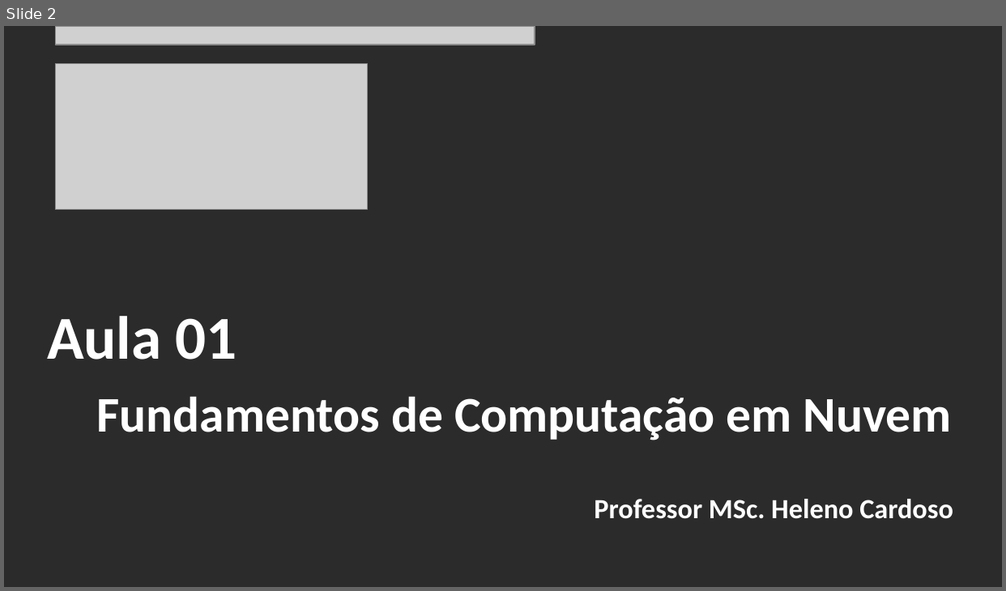
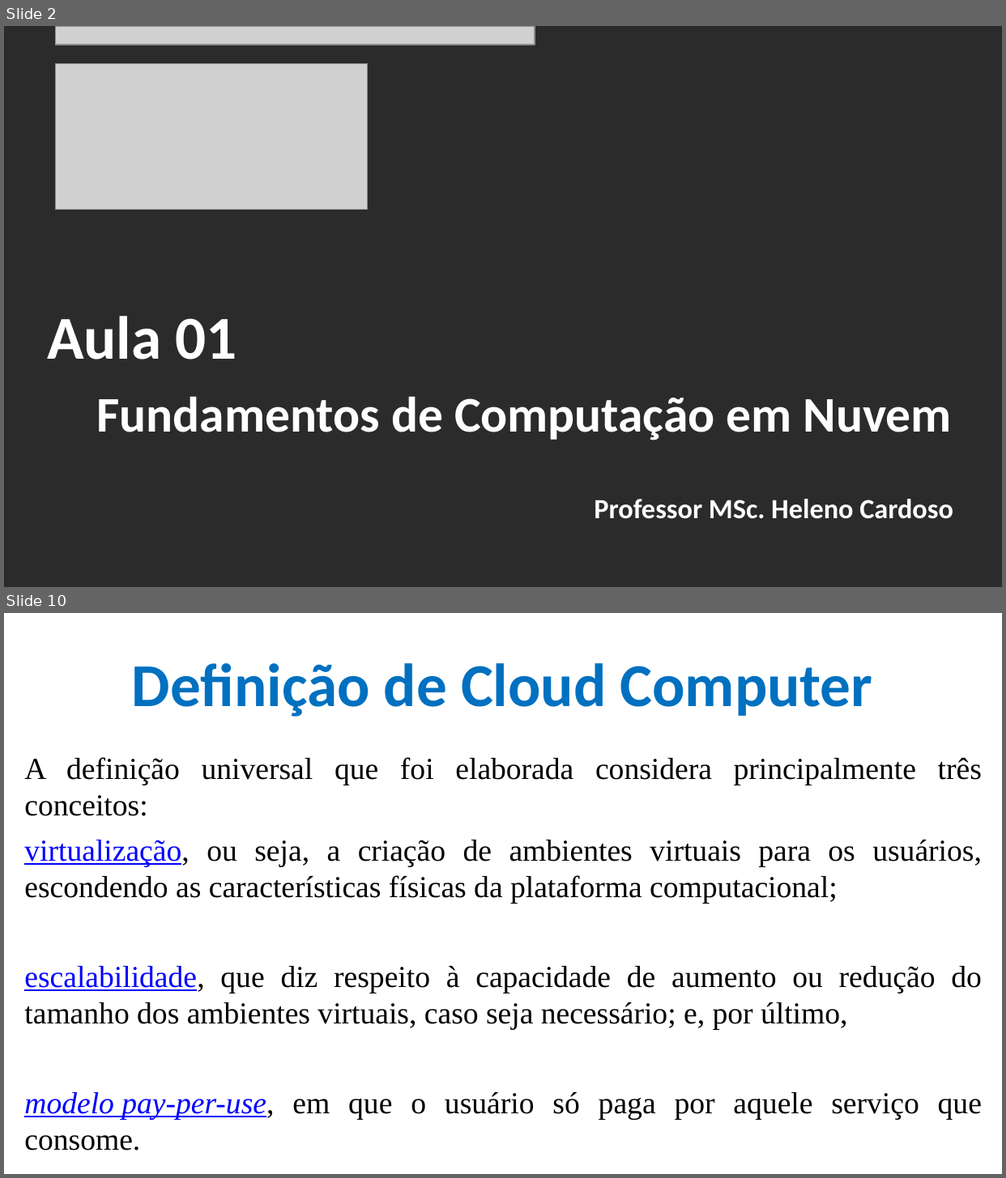
Before and after one commit to CloudEducationBrazil/WydenComputacaoNuvemWebServicesLinux, a slide deck: 01 Classes/Aula 01 - Computação em Nuvem e Web Services em Linux.pptx. Shown one above the other, each under a label of ours: slide 2 before the commit, slides 2 and 10 after it; the slides between them are not shown. The pictures are 1006x591 and 1006x1178 pixels, drawn with LibreOffice and Linux fonts; fonts in the diff are those of the drawing; grey boxes stand for pictures; background and template pictures are left out; a plain dark background stands for a picture behind light text. Boxes give left, top, right and bottom in pixels: in the first picture for what was removed or moved away, otherwise in the second. Text is boxed around its words. In the diff, an @@ line names an element or a change of style, - is before the commit and + after.

Commit message:
Aula 01 Cloud Computer

```diff
--- a/01 Classes/Aula 01 - Computação em Nuvem e Web Services em Linux.pptx
+++ b/01 Classes/Aula 01 - Computação em Nuvem e Web Services em Linux.pptx
@@ slide 10 added at [4, 613, 1002, 1174], background picture (left out) @@
@@ title added at [132, 663, 873, 717], 44 pt, text #0070C0, bold @@
+Definição de Cloud Computer
@@ text added at [24, 757, 982, 1151], 22 pt, text #000000 @@
+A definição universal que foi elaborada considera principalmente três conceitos:
+virtualização, ou seja, a criação de ambientes virtuais para os usuários, escondendo as características físicas da plataforma computacional;
+escalabilidade, que diz respeito à capacidade de aumento ou redução do tamanho dos ambientes virtuais, caso seja necessário; e, por último,
+modelo pay-per-use, em que o usuário só paga por aquele serviço que consome.
```
Also in this commit, not shown: 9 slides changed, 61 other slides added, 1 other file.
